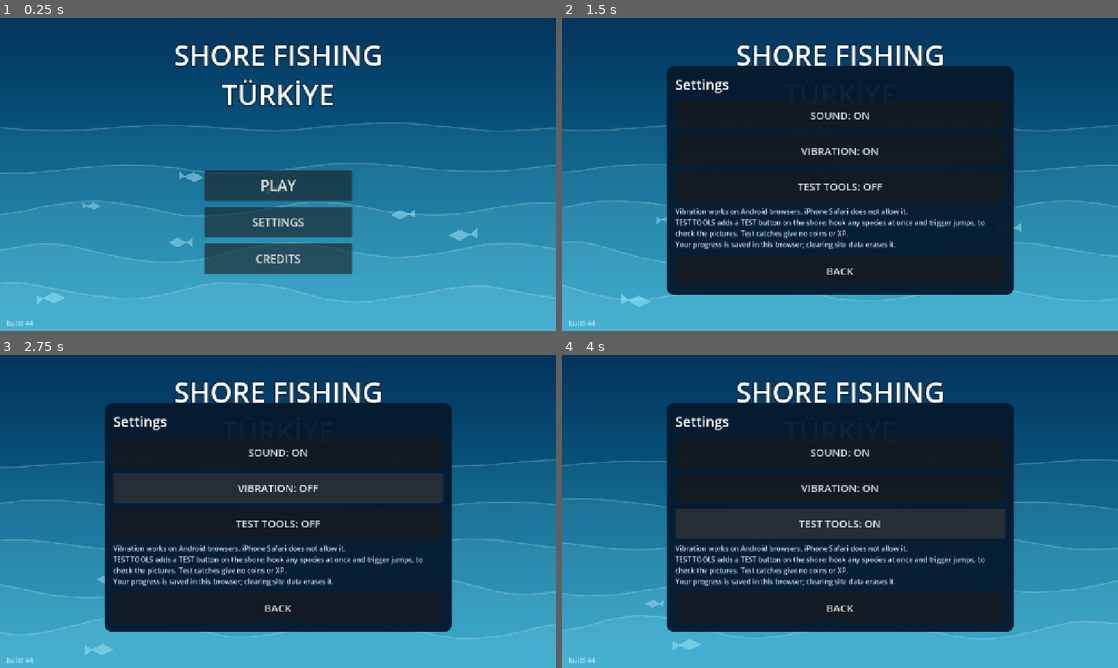
Above: before the commit, frames 1-4 (two rows, left to right).
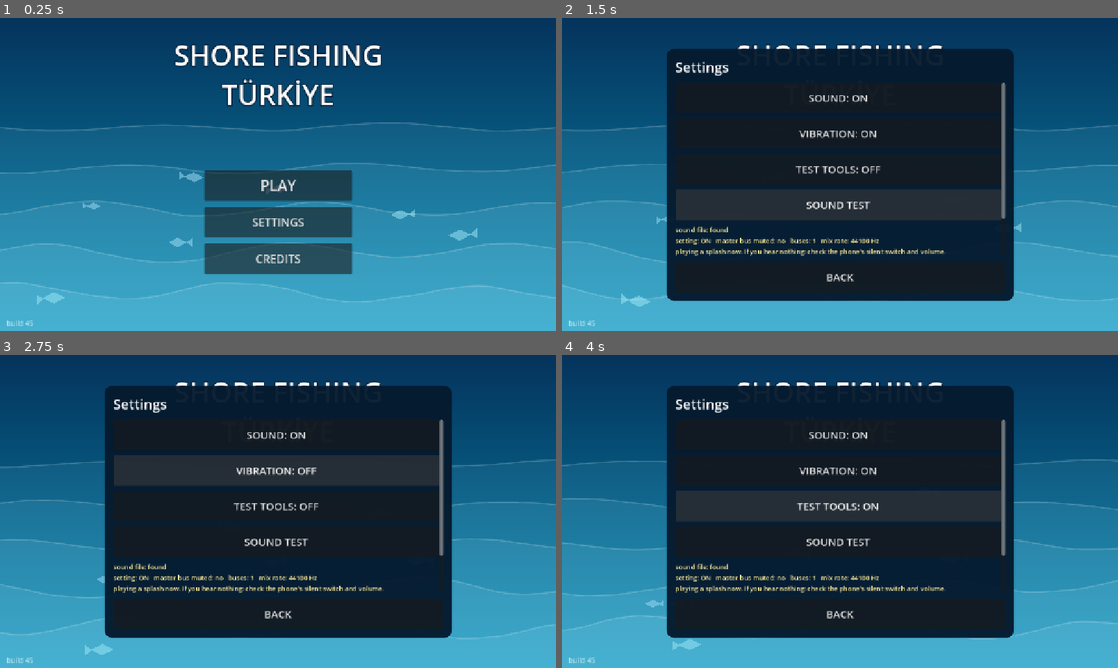
Above: after the commit, the same moments.

Repository: nextlevelcorp/godot_fishing_rpg
Game: Godot game, scene res://title_screen.tscn
The game is run twice, just before and just after one commit, with the same random seed, the same clock (stepped at 60 frames per second) and the same inputs.
Inputs (mouse positions are in pixels of both pictures, inside the frame that each line leads up to):
- Up to frame 1 (0.25 s): no input
- Up to frame 2 (1.5 s): click "SETTINGS" at 0.5 s; click (840, 205) at 1.25 s, where only the run after the commit has a clickable "SOUND TEST"
- Up to frame 3 (2.75 s): click "VIBRATION: ON" at 2 s
- Up to frame 4 (4 s): click "VIBRATION: OFF" at 2.75 s; click "TEST TOOLS: OFF" at 3.5 s

The runs differ from the first frame. In frame 1, less than 0.1% of the frame differs, in the area x 5-6%, y 96-99%; in frame 2, 12%, in the area x 5-82%, y 9-99%; in frame 3, 11%; in frame 4, 11%.

Commit message:
fix: trace and harden sound and TEST; CI feature smoke test (build 45)
Player report: sounds gone and the TEST button does not work (build 44).
Not yet reproduced; this adds the tools to find the cause and removes a risk:
- tests/smoke_features.gd, run in CI: drives the real shore scene (sounds
  load and play, settings survive save and load, TEST panel lists species,
  a TEST fish is hooked, jumps, is landed with no rewards).
- SOUND TEST in the title Settings: plays a splash on a fresh player and
  shows file, setting, master mute, buses, mix rate on screen.
- The distance sound no longer uses a custom audio bus (FarSfx); far sounds
  are softer and lower in pitch instead. The Settings body scrolls so its
  growing content is never clipped.

Co-Authored-By: Claude Sonnet 5.5 <noreply@anthropic.com>
Claude-Session: https://claude.ai/code/session_01HLtjWBZvxzhjVtsJywwULp

Diff:
--- a/ambience.gd
+++ b/ambience.gd
@@ -8,14 +8,13 @@
 ##   beds     engine, cicada, cricket, rain, wind: always running, faded by set_bed()
 ##   one-shots play(kind, volume): splash, splash_big, exit, drips, plop, nibble, cast, strike, snap,
 ##            gull, bell, lap, horn, oar, flop, step_wood / step_gravel / step_sand / step_stone
-##   distance play_at(kind, volume, metres): quieter, duller (low-pass bus) and late (343 m/s)
+##   distance play_at(kind, volume, metres): quieter, a little lower in pitch and late (343 m/s)
 ## Browsers only start audio after the first touch or click; Godot resumes it on its own.
 class_name Ambience
 extends Node
 
 const DIR := "res://assets/audio/"
 const VOICES := 10
-const FAR_BUS := "FarSfx"
 const STEP_KINDS := ["step_wood", "step_gravel", "step_sand", "step_stone"]
 
 ## 0..1 loudness of the surf bed. The shore scene sets it from the spot and the weather.
@@ -46,7 +45,6 @@
 			var st := load(DIR + "%s_%d.wav" % [kind, v]) as AudioStreamWAV
 			if st != null:
 				_streams["%s_%d" % [kind, v]] = st
-	_ensure_far_bus()
 	for i in VOICES:
 		var p := AudioStreamPlayer.new()
 		add_child(p)
@@ -65,20 +63,6 @@
 			_beds[id] = p
 
 
-## A bus that dulls what comes through it: air absorbs high frequencies over distance. It sends to
-## Master, so muting Master (pause, sound off) silences it too.
-func _ensure_far_bus() -> void:
-	if AudioServer.get_bus_index(FAR_BUS) != -1:
-		return
-	AudioServer.add_bus()
-	var i := AudioServer.bus_count - 1
-	AudioServer.set_bus_name(i, FAR_BUS)
-	AudioServer.set_bus_send(i, &"Master")
-	var lp := AudioEffectLowPassFilter.new()
-	lp.cutoff_hz = 2200.0
-	AudioServer.add_bus_effect(i, lp)
-
-
 func _make_loop(id: String) -> AudioStreamPlayer:
 	if not _streams.has(id):
 		return null
@@ -92,9 +76,9 @@
 	return p
 
 
-## Plays a sound that happens `distance_m` away. Level falls about as 1/r, the highs are cut by the
-## FarSfx bus beyond 30 m, and it arrives late: sound travels at 343 m/s, so a splash 120 m away is
-## heard a third of a second after it is seen.
+## Plays a sound that happens `distance_m` away. Level falls about as 1/r, far sounds are a little
+## lower and softer, and it arrives late: sound travels at 343 m/s, so a splash 120 m away is heard
+## a third of a second after it is seen. (No extra audio bus: a custom bus is a risk on the web export.)
 func play_at(kind: String, volume: float, distance_m: float) -> void:
 	var vol := volume / (1.0 + distance_m / 20.0)
 	if vol < 0.01:
@@ -115,7 +99,7 @@
 ## kind: "splash" (small, or big when volume > 0.9), "splash_big", "exit", "drips", "plop", "nibble",
 ## "cast", "strike", "click" (ignored: the reel loop covers it), "drag", "snap", "gull", "bell", "lap",
 ## "horn", "oar", "flop", "step_wood", "step_gravel", "step_sand", "step_stone". volume 0..1.
-## `far` sends it through the low-pass bus (see play_at).
+## `far` plays it a little lower in pitch and softer (see play_at).
 func play(kind: String, volume: float = 1.0, far: bool = false) -> void:
 	var snd := ""
 	match kind:
@@ -161,9 +145,8 @@
 	var p := _voices[_next]
 	_next = (_next + 1) % _voices.size()
 	p.stream = _streams[snd]
-	p.bus = FAR_BUS if far else &"Master"
-	p.volume_db = linear_to_db(clampf(volume, 0.01, 1.0))
-	p.pitch_scale = randf_range(0.92, 1.08)
+	p.volume_db = linear_to_db(clampf(volume, 0.01, 1.0)) - (3.0 if far else 0.0)
+	p.pitch_scale = randf_range(0.92, 1.08) * (0.9 if far else 1.0)
 	p.play()
 
 
--- a/game_session.gd
+++ b/game_session.gd
@@ -11,7 +11,7 @@
 
 ## Shown on screen so a player can tell a fresh deploy from a page the browser cached.
 ## Bump it with every build that changes behaviour.
-const BUILD := "build 44"
+const BUILD := "build 45"
 const SAVE_PATH := "user://save.cfg"
 const SAVE_VERSION := 1
 const START_RIG := "shore_spinning_rig"
--- /dev/null
+++ b/tests/smoke_features.gd
@@ -0,0 +1,105 @@
+## Headless feature smoke test, run by CI after the scene smoke runs (see .github/workflows/web-pages.yml).
+## It drives the real shore scene: audio is loaded and plays, the settings survive a save and load, a
+## TEST fish can be hooked, made to jump and landed, and a test catch gives no rewards. Every check
+## prints "SMOKE ok:" or "SMOKE FAIL:" and a failure fails the build. It cannot hear anything and
+## cannot see the screen: it proves the code paths run without errors, nothing more.
+extends SceneTree
+
+var _frame := 0
+var _scene: Node
+var _fails := 0
+var _coins_before := 0
+var _xp_before := 0
+
+
+func _ok(msg: String) -> void:
+	print("SMOKE ok: ", msg)
+
+
+func _fail(msg: String) -> void:
+	_fails += 1
+	print("SMOKE FAIL: ", msg)
+
+
+func _check(cond: bool, msg: String) -> void:
+	if cond:
+		_ok(msg)
+	else:
+		_fail(msg)
+
+
+func _initialize() -> void:
+	GameSession.load_once()
+	# Settings are saved and read back.
+	GameSession.set_test_tools(true)
+	GameSession.set_sound(true)
+	GameSession._loaded = false
+	GameSession.test_tools = false
+	GameSession.load_once()
+	_check(GameSession.test_tools, "test_tools survives save and load")
+	_check(not AudioServer.is_bus_mute(0), "master bus is not muted when sound is on")
+	GameSession.spot_id = "dikili_bay"
+	GameSession.mode = "shore"
+	var packed := load("res://shore_fishing.tscn") as PackedScene
+	_scene = packed.instantiate()
+	root.add_child(_scene)
+	_coins_before = GameSession.coins
+	_xp_before = GameSession.xp
+
+
+func _process(_delta: float) -> bool:
+	_frame += 1
+	var amb: Ambience = _scene.get("_amb")
+	match _frame:
+		5:
+			_check(amb != null, "ambience exists")
+			if amb != null:
+				var streams: Dictionary = amb.get("_streams")
+				var voices: Array = amb.get("_voices")
+				print("SMOKE info: %d sounds loaded, %d voices, %d buses, master muted: %s" % [streams.size(), voices.size(), AudioServer.bus_count, str(AudioServer.is_bus_mute(0))])
+				_check(streams.size() >= 40, "at least 40 sounds loaded (got %d)" % streams.size())
+				_check(voices.size() >= 8, "at least 8 sound voices (got %d)" % voices.size())
+				amb.play("splash", 1.0)
+				amb.play("step_wood", 0.5)
+				amb.play_at("splash", 0.9, 80.0)
+		8:
+			var voices2: Array = amb.get("_voices")
+			var playing := 0
+			for v: AudioStreamPlayer in voices2:
+				if v.playing:
+					playing += 1
+			print("SMOKE info: %d voices playing" % playing)
+			_check(playing >= 1, "a sound is playing after play()")
+		12:
+			var ui_has_test := false
+			for n in _scene.find_children("*", "Button", true, false):
+				if (n as Button).text == "TEST":
+					ui_has_test = true
+			_check(ui_has_test, "the TEST button exists on the shore")
+			_scene.call("_open_test_panel")
+		16:
+			var panels := 0
+			for n in _scene.find_children("*", "Button", true, false):
+				if (n as Button).text.contains("Whiting"):
+					panels += 1
+			_check(panels >= 1, "the TEST panel lists species (Whiting found)")
+			_scene.call("_test_hook", "whiting", 0.4)
+		40:
+			_check(int(_scene.get("_state")) == ShoreFishing.State.FIGHT, "a TEST fish is on the line")
+			_scene.call("_test_action", "jump")
+		80:
+			_scene.call("_test_action", "thrash")
+		120:
+			_scene.call("_test_action", "land")
+		160:
+			_check(GameSession.coins == _coins_before and GameSession.xp == _xp_before, "a test catch gives no coins or XP")
+			_check(int(_scene.get("_state")) != ShoreFishing.State.FIGHT, "the test fish was landed")
+			# Hook a cephalopod and a crab, which have painted pictures but procedural fallbacks.
+			_scene.set("_state", ShoreFishing.State.AIM)
+			_scene.call("_test_hook", "european_squid", 0.5)
+		200:
+			_scene.call("_test_action", "land")
+		240:
+			print("SMOKE done: %d failure(s)" % _fails)
+			quit(1 if _fails > 0 else 0)
+	return false
--- a/title_screen.gd
+++ b/title_screen.gd
@@ -19,6 +19,7 @@
 var _sound_btn: Button
 var _vibrate_btn: Button
 var _test_btn: Button
+var _diag: Label
 var _menu: VBoxContainer
 
 
@@ -91,8 +92,8 @@
 	_overlay.set_anchors_and_offsets_preset(Control.PRESET_CENTER)
 	_overlay.offset_left = -400.0
 	_overlay.offset_right = 400.0
-	_overlay.offset_top = -250.0
-	_overlay.offset_bottom = 250.0
+	_overlay.offset_top = -290.0
+	_overlay.offset_bottom = 290.0
 	var style := StyleBoxFlat.new()
 	style.bg_color = Color(0.02, 0.10, 0.18, 0.96)
 	style.set_corner_radius_all(18)
@@ -108,8 +109,12 @@
 	box.add_child(_overlay_title)
 	_overlay_body = VBoxContainer.new()
 	_overlay_body.add_theme_constant_override("separation", 12)
-	_overlay_body.size_flags_vertical = Control.SIZE_EXPAND_FILL
-	box.add_child(_overlay_body)
+	_overlay_body.size_flags_horizontal = Control.SIZE_EXPAND_FILL
+	var body_scroll := ScrollContainer.new()
+	body_scroll.size_flags_vertical = Control.SIZE_EXPAND_FILL
+	body_scroll.horizontal_scroll_mode = ScrollContainer.SCROLL_MODE_DISABLED
+	box.add_child(body_scroll)
+	body_scroll.add_child(_overlay_body)
 	box.add_child(_button("BACK", 24, _close_overlay))
 
 
@@ -127,6 +132,12 @@
 	_overlay_body.add_child(_vibrate_btn)
 	_test_btn = _button("", 24, _toggle_test_tools)
 	_overlay_body.add_child(_test_btn)
+	_overlay_body.add_child(_button("SOUND TEST", 24, _sound_test))
+	_diag = Label.new()
+	_diag.autowrap_mode = TextServer.AUTOWRAP_WORD_SMART
+	_diag.add_theme_font_size_override("font_size", 15)
+	_diag.add_theme_color_override("font_color", Color(1.0, 0.92, 0.6))
+	_overlay_body.add_child(_diag)
 	var note := Label.new()
 	note.text = "Vibration works on Android browsers. iPhone Safari does not allow it.\nTEST TOOLS adds a TEST button on t …(182 unchanged characters)…
 	note.autowrap_mode = TextServer.AUTOWRAP_WORD_SMART
@@ -169,6 +180,24 @@
 	if GameSession.vibration_on:
 		Input.vibrate_handheld(60)
 	_refresh_settings()
+
+
+## Plays a splash on a fresh player and reports what the phone sees, so a missing sound can be traced
+## without a console: is the file there, is the setting on, is the master bus muted.
+func _sound_test() -> void:
+	var s := load("res://assets/audio/splash_small.wav") as AudioStreamWAV
+	var lines: Array[String] = []
+	lines.append("sound file: %s" % ("found" if s != null else "MISSING"))
+	lines.append("setting: %s   master bus muted: %s   buses: %d   mix rate: %d Hz" % [
+		"ON" if GameSession.sound_on else "OFF", "YES" if AudioServer.is_bus_mute(0) else "no", AudioServer.bus_count, int(AudioServer.get_mix_rate())])
+	if s != null:
+		var p := AudioStreamPlayer.new()
+		p.stream = s
+		add_child(p)
+		p.play()
+		p.finished.connect(p.queue_free)
+		lines.append("playing a splash now. If you hear nothing: check the phone's silent switch and volume.")
+	_diag.text = "\n".join(lines)
 
 
 func _toggle_test_tools() -> void:
Not shown, changed: .claude/skills/game-audio/SKILL.md
Not shown, changed: GAME_DESIGN.md
